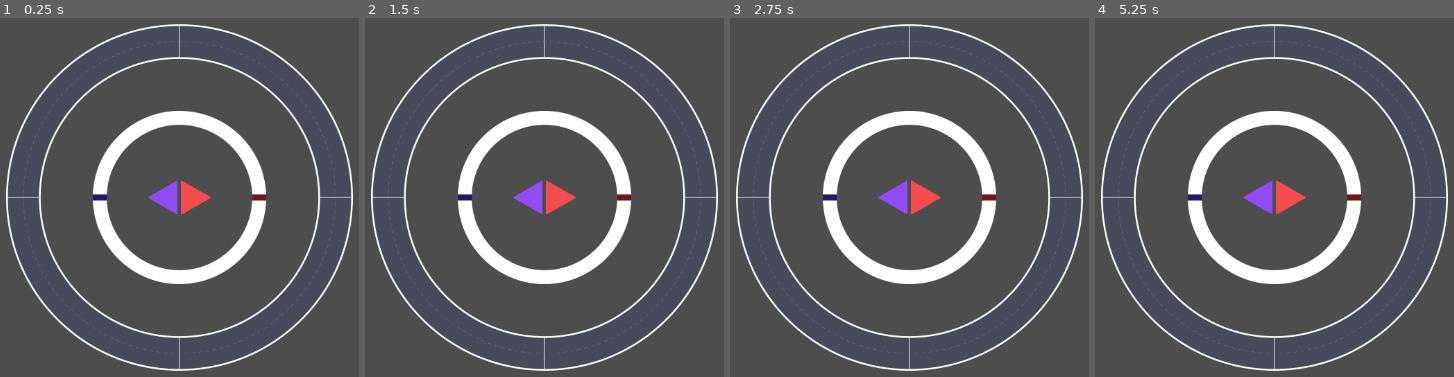
Above: before the commit, frames 1-4 (left to right).
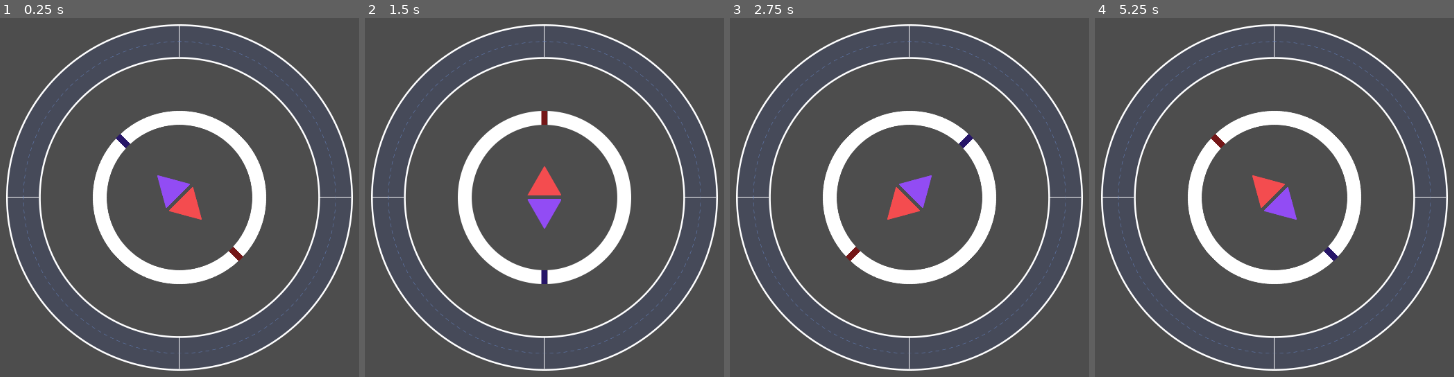
Above: after the commit, the same moments.

Repository: LovelyDream-Dev/Spin-Mania-Spinner-Component
Game: Godot game, scene res://Spinner Component/Scenes/Spinner/spinner.tscn
Same seed, same stepped clock (60 frames per second), same inputs: the game is played once before the commit and once after it.
Inputs:
- Up to frame 1 (0.25 s): no input
- Up to frame 2 (1.5 s): no input
- Up to frame 3 (2.75 s): no input
- Up to frame 4 (5.25 s): no input

The runs differ from the first frame. In frame 1, 1.1% of the frame differs, in the area x 25-75%, y 30-70%; in frame 2, 1.3%; in frame 3, 1.4%; in frame 4, 1.4%.

Commit message:
Added basic rotation of the spinner.

Diff:
--- a/Spinner Component/Scenes/Spinner/spinner.gd
+++ b/Spinner Component/Scenes/Spinner/spinner.gd
@@ -1,10 +1,10 @@
 extends Node2D
 class_name Player_Spinner
 
-@onready var subRoot = $SubRoot
-@onready var anchor = $Parent/Anchor
-@onready var body = $Parent/Anchor/Body
-@onready var hitNodes:HBoxContainer = $SubRoot/Anchor/HitNodesino
+@onready var subRoot:Node2D = $SubRoot
+@onready var anchor:Node2D = $SubRoot/Anchor
+@onready var body:Node2D = $SubRoot/Anchor/Body
+@onready var hitNodes:HBoxContainer = $SubRoot/Anchor/HitNodes
 @onready var hitNodeLeft:TextureRect = $SubRoot/Anchor/HitNodes/HitNodeLeft
 @onready var hitNodeRight:TextureRect = $SubRoot/Anchor/HitNodes/HitNodeRight
 @onready var outerRing:Node2D = $SubRoot/OuterRing
@@ -17,19 +17,22 @@
 
 var secondsPerBeat:float
 var beatsPerSecond:float
-var rotationRadiansPerSecond:float
+var rotationRadiansPerBeat:float
+var rotationsPerBeat:float = 0.25
 
 func _enter_tree() -> void:
 	pass
 
 func _ready() -> void:
-	pass
+	secondsPerBeat = 60/bpm
+	beatsPerSecond = bpm/60
+	rotationRadiansPerBeat = TAU * rotationsPerBeat
 
 func _input(_event: InputEvent) -> void:
 	pass
 
-func _process(_delta: float) -> void:
-	pass
+func _process(delta: float) -> void:
+	anchor.rotation += rotationRadiansPerBeat  * (delta / secondsPerBeat)
 
 func _exit_tree() -> void:
 	pass
@@ -38,4 +41,3 @@
 func on_bpm_changed(value):
 	secondsPerBeat = 60/value
 	beatsPerSecond = value/60
-	rotationRadiansPerSecond = TAU/secondsPerBeat
